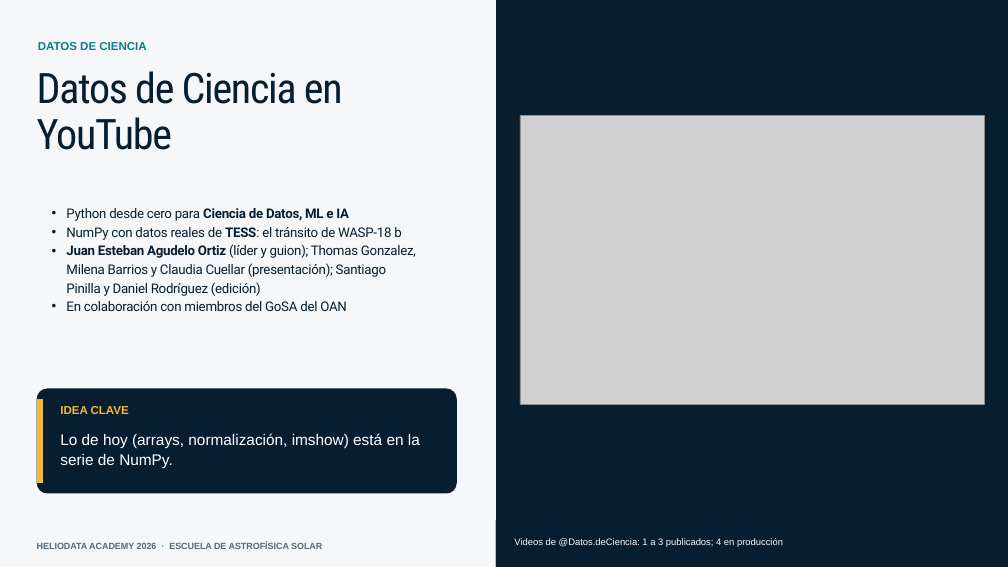
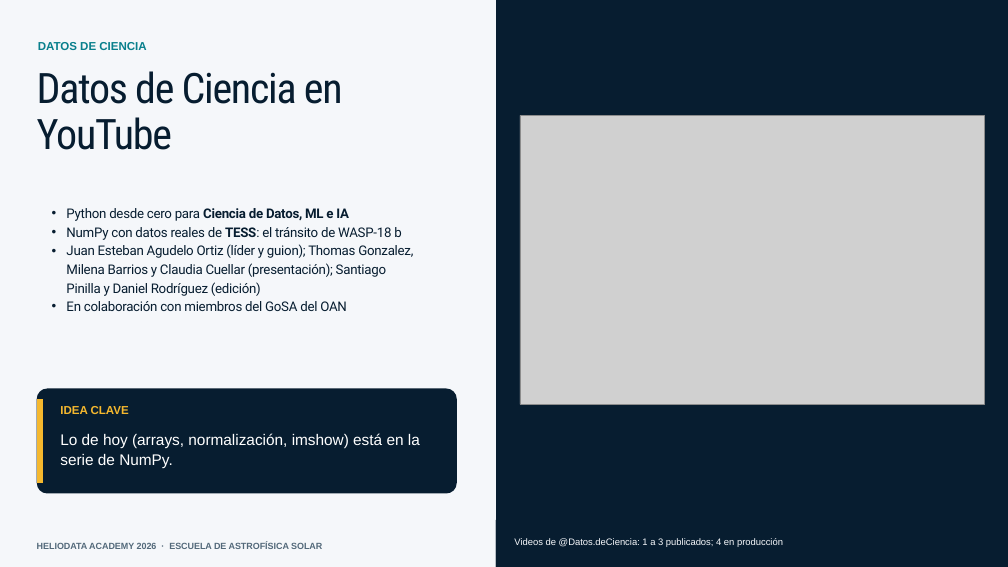
Before and after one commit to Group-of-Solar-Astrophysics/Escuela-Astrofisica-Solar-2026, a slide deck: slide 30 of 01_Material_por_expositor/Juan_Esteban_Agudelo_Ortiz/01_Presentacion/Machine_Learning_aplicado_al_Sol_Escuela_2026.pptx. Drawn at 1008x567 pixels with LibreOffice and Linux fonts; fonts in the diff are those of the drawing; grey boxes stand for pictures. Boxes give left, top, right and bottom in pixels: in the first picture for what was removed or moved away, otherwise in the second. Text is boxed around its words. In the diff, an @@ line names an element or a change of style, - is before the commit and + after.

```diff
--- a/01_Material_por_expositor/Juan_Esteban_Agudelo_Ortiz/01_Presentacion/Machine_Learning_aplicado_al_Sol_Escuela_2026.pptx
+++ b/01_Material_por_expositor/Juan_Esteban_Agudelo_Ortiz/01_Presentacion/Machine_Learning_aplicado_al_Sol_Escuela_2026.pptx
@@ text at box(66, 244, 413, 296): bold off in "Juan Esteban Agudelo Ortiz" @@
```
Also in this commit, not shown: 1 other file.
